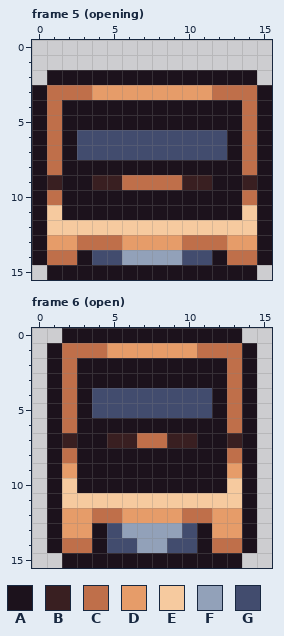
Two versions of one pixel-art file, core/assets/ase/chest.aseprite. The picture above is the old version.
16x16 pixels, 6 frames. Shown: frame 5 (opening), frame 6 (open). The commit also changed other frames, which this record leaves out.
Palette (. is transparent): A #1c121c  B #391f21  C #bf6f4a  D #e69c69  E #f6ca9f  F #92a1b9  G #424c6e
After the commit:
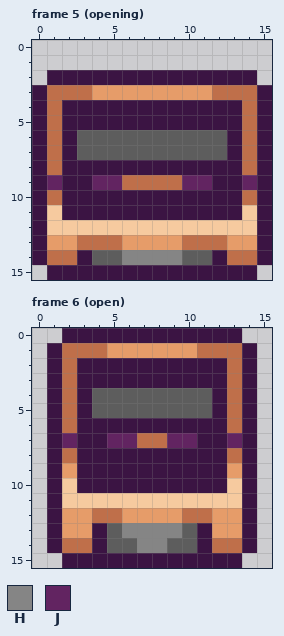
Colours new in this view: H #858585  J #622461
The exact change:
Colour A changes from #1c121c to #3b1443.
Colour G changes from #424c6e to #5d5d5d.
Frame 5 (opening), layer "iron":
The edit turns colour F into colour H in row 14 at x 6 to 9.
The edit turns colour B into colour J in row 9 at x 1, 4 to 5, 10 to 11 and 14.
Frame 6 (open), layer "iron":
The edit turns colour F into colour H in row 13 at x 6 to 9; in row 14 at x 7 to 8.
The edit turns colour B into colour J in row 7 at x 2, 5 to 6, 9 to 10 and 13.
